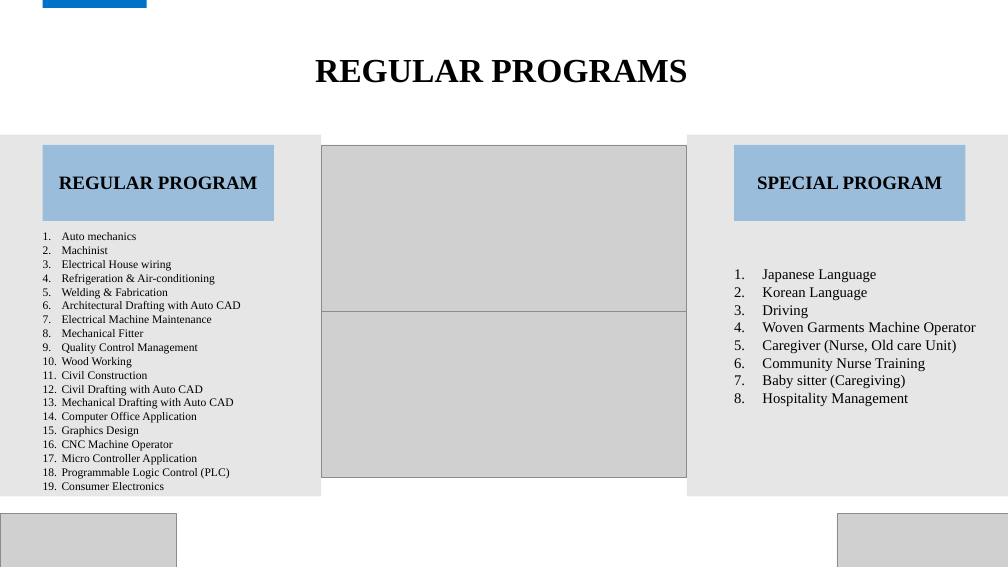
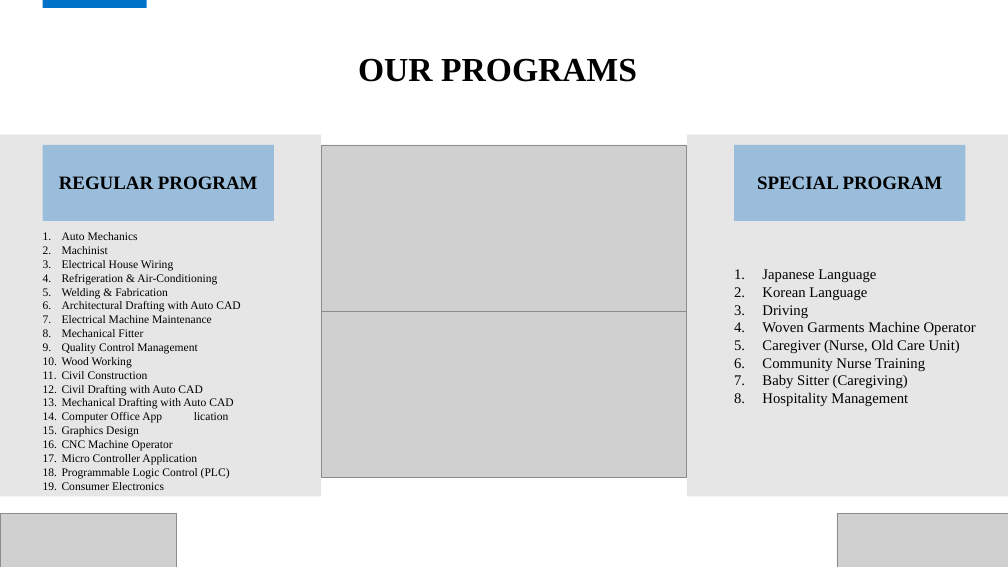
Before and after one commit to Shuvoneel/SRCL, a slide deck: slide 8 of SEIP/SEIP_BAIRA.pptx. Drawn at 1008x567 pixels with LibreOffice and Linux fonts; fonts in the diff are those of the drawing; grey boxes stand for pictures; background and template pictures are left out. Boxes give left, top, right and bottom in pixels: in the first picture for what was removed or moved away, otherwise in the second. Text is boxed around its words. In the diff, an @@ line names an element or a change of style, - is before the commit and + after.

```diff
--- a/SEIP/SEIP_BAIRA.pptx
+++ b/SEIP/SEIP_BAIRA.pptx
@@ title at [358,58,637,82]: text changed @@
-REGULAR PROGRAMS
+OUR PROGRAMS
@@ text at [62,232,138,240]: text changed @@
-1. Auto mechanics
+1. Auto Mechanics
@@ text at [62,260,217,285]: text changed @@
-3. Electrical House wiring
-4. Refrigeration & Air-conditioning
+3. Electrical House Wiring
+4. Refrigeration & Air-Conditioning
@@ text at [762,339,960,353]: text changed @@
-5. Caregiver (Nurse, Old care Unit)
+5. Caregiver (Nurse, Old Care Unit)
@@ text at [762,374,908,388]: text changed @@
-7. Baby sitter (Caregiving)
+7. Baby Sitter (Caregiving)
@@ text at [62,412,229,423]: spaces changed @@
-14. Computer Office Application
+14. Computer Office App lication
```
Also in this commit, not shown: 16 other slides changed, 38 other files.
